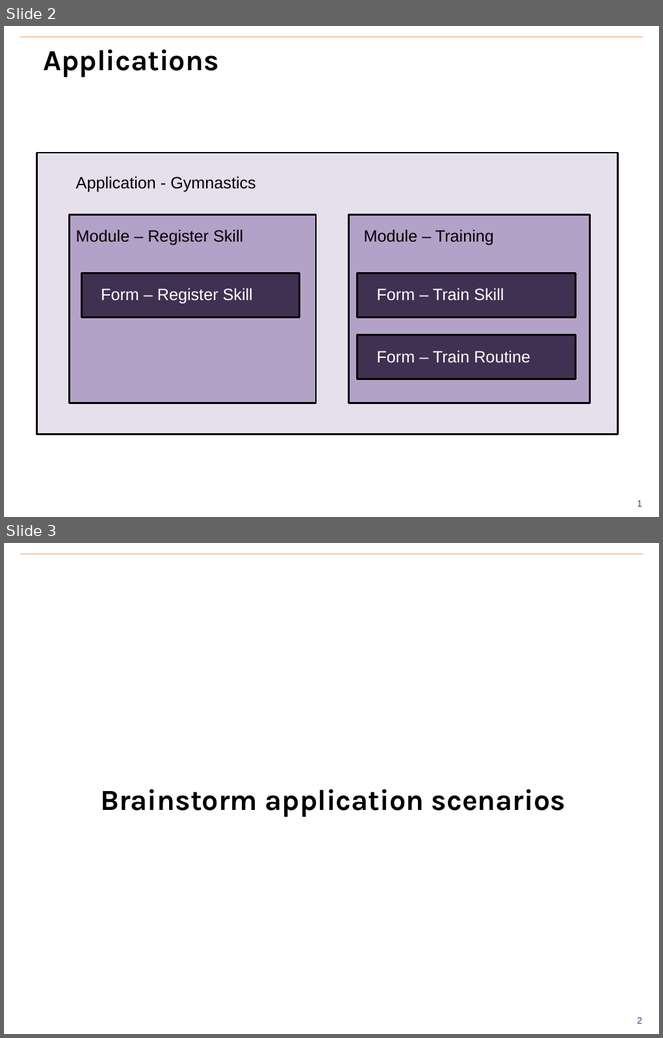
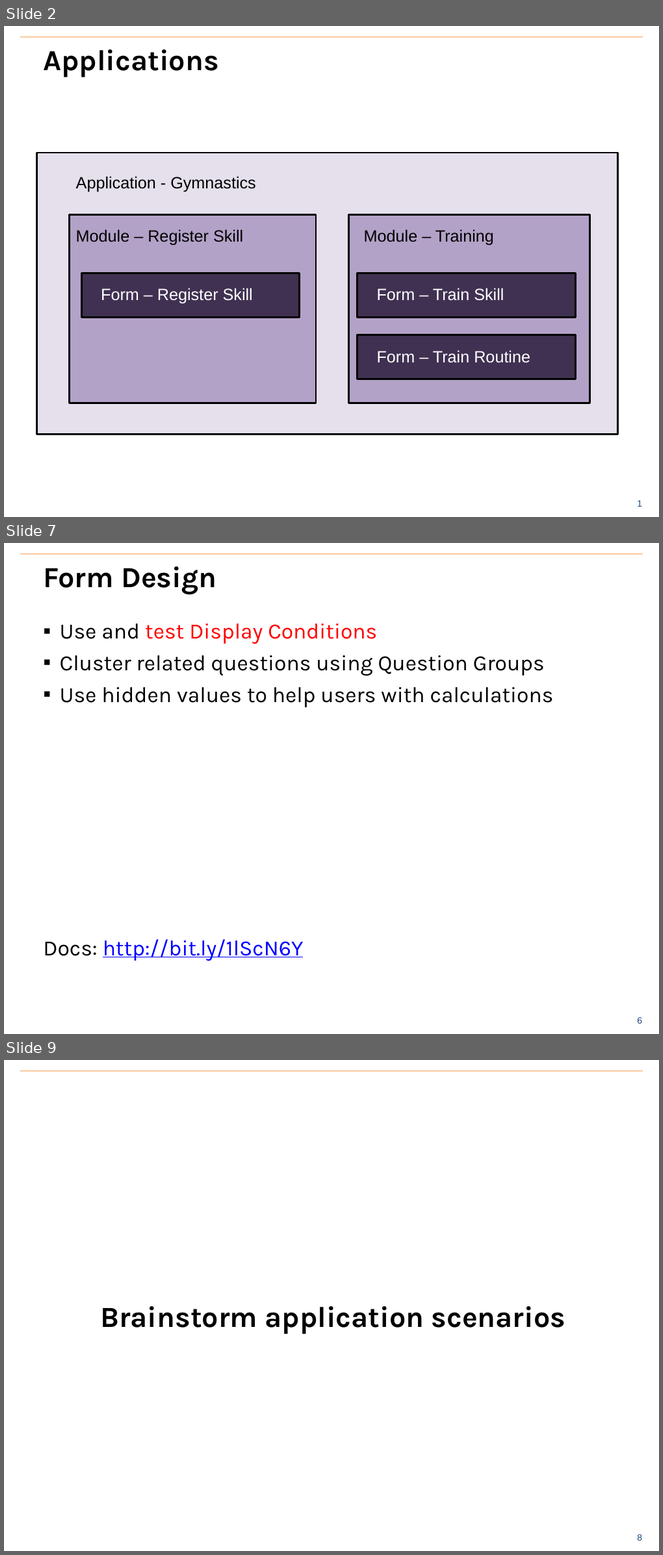
Before and after one commit to benrudolph/exi-training, a slide deck: ApplicationDesign/application_design.pptx. Shown one above the other, each under a label of ours: slides 2 and 3 before the commit, slides 2, 7 and 9 after it; the slides between them are not shown. The pictures are 663x1038 and 663x1555 pixels, drawn with LibreOffice and Linux fonts; fonts in the diff are those of the drawing; background and template pictures are left out. Boxes give left, top, right and bottom in pixels: in the first picture for what was removed or moved away, otherwise in the second. Text is boxed around its words. In the diff, an @@ line names an element or a change of style, - is before the commit and + after.

Commit message:
Application Design additions

```diff
--- a/ApplicationDesign/application_design.pptx
+++ b/ApplicationDesign/application_design.pptx
@@ slide 7 added at bbox=[4, 543, 659, 1034], background #FFFFFF; not listed: 2 template elements that a slide beside it also shows @@
@@ title added at bbox=[43, 566, 217, 594], 32 pt, text #000000, bold @@
+Form Design
@@ text added at bbox=[43, 624, 554, 962], 24 pt, text #000000 @@
+▪ Use and test Display Conditions
+▪ Cluster related questions using Question Groups
+▪ Use hidden values to help users with calculations
+Docs: http://bit.ly/1lScN6Y
@@ what was slide 3 is now slide 9 @@
@@ page number at bbox=[637, 1534, 642, 1541]: text changed @@
-2
+8
```
Also in this commit, not shown: 5 other slides added, 1 other file.
